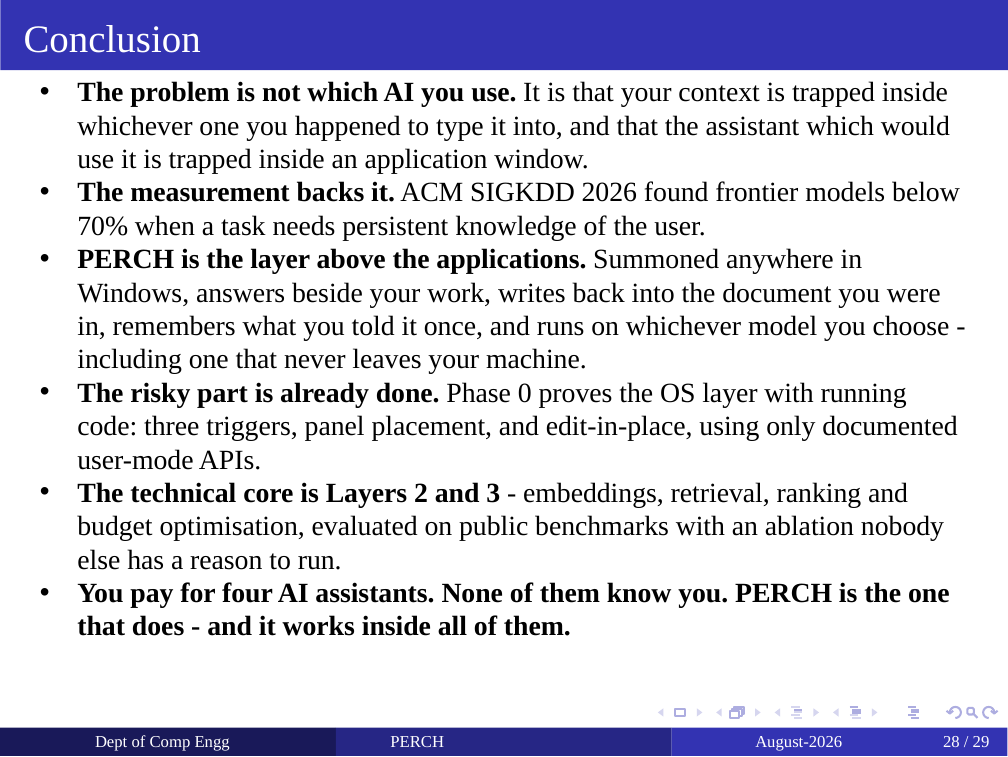
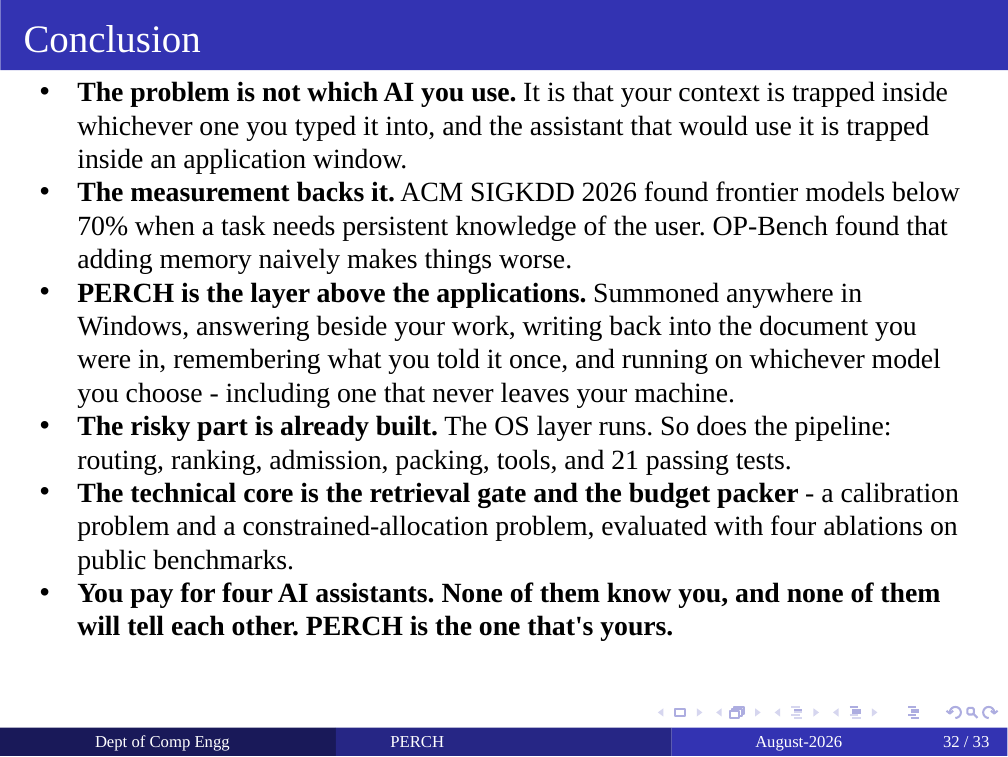
Before and after one commit to yashdoke7/perch, a slide deck: slide 32 of docs/PERCH_Project_Review.pptx (slide 28 before the commit). Drawn at 1008x757 pixels with LibreOffice and Linux fonts; fonts in the diff are those of the drawing. Boxes give left, top, right and bottom in pixels: in the first picture for what was removed or moved away, otherwise in the second. Text is boxed around its words. In the diff, an @@ line names an element or a change of style, - is before the commit and + after.

```diff
--- a/docs/PERCH_Project_Review.pptx
+++ b/docs/PERCH_Project_Review.pptx
@@ text at (77, 81, 960, 641): text changed @@
-  • The problem is not which AI you use. It is that your context is trapped inside whichever one you happened to type it into, and that the assistant which would use it is trapped inside an application window.
-  • The measurement backs it. ACM SIGKDD 2026 found frontier models below 70% when a task needs persistent knowledge of the user.
-  • PERCH is the layer above the applications. Summoned anywhere in Windows, answers beside your work, writes back into the document you were in, remembers what you told it once, and runs on whichever model you choose - including one that never leaves your machine.
-  • The risky part is already done. Phase 0 proves the OS layer with running code: three triggers, panel placement, and edit-in-place, using only documented user-mode APIs.
-  • The technical core is Layers 2 and 3 - embeddings, retrieval, ranking and budget optimisation, evaluated on public benchmarks with an ablation nobody else has a reason to run.
-  • You pay for four AI assistants. None of them know you. PERCH is the one that does - and it works inside all of them.
+  • The problem is not which AI you use. It is that your context is trapped inside whichever one you typed it into, and the assistant that would use it is trapped inside an application window.
+  • The measurement backs it. ACM SIGKDD 2026 found frontier models below 70% when a task needs persistent knowledge of the user. OP-Bench found that adding memory naively makes things worse.
+  • PERCH is the layer above the applications. Summoned anywhere in Windows, answering beside your work, writing back into the document you were in, remembering what you told it once, and running on whichever model you choose - including one that never leaves your machine.
+  • The risky part is already built. The OS layer runs. So does the pipeline: routing, ranking, admission, packing, tools, and 21 passing tests.
+  • The technical core is the retrieval gate and the budget packer - a calibration problem and a constrained-allocation problem, evaluated with four ablations on public benchmarks.
+  • You pay for four AI assistants. None of them know you, and none of them will tell each other. PERCH is the one that's yours.
@@ page number at (943, 736, 990, 747): text changed @@
-28 / 29
+32 / 33
```
Also in this commit, not shown: 27 other slides changed, 4 slides added, 2 other files.
